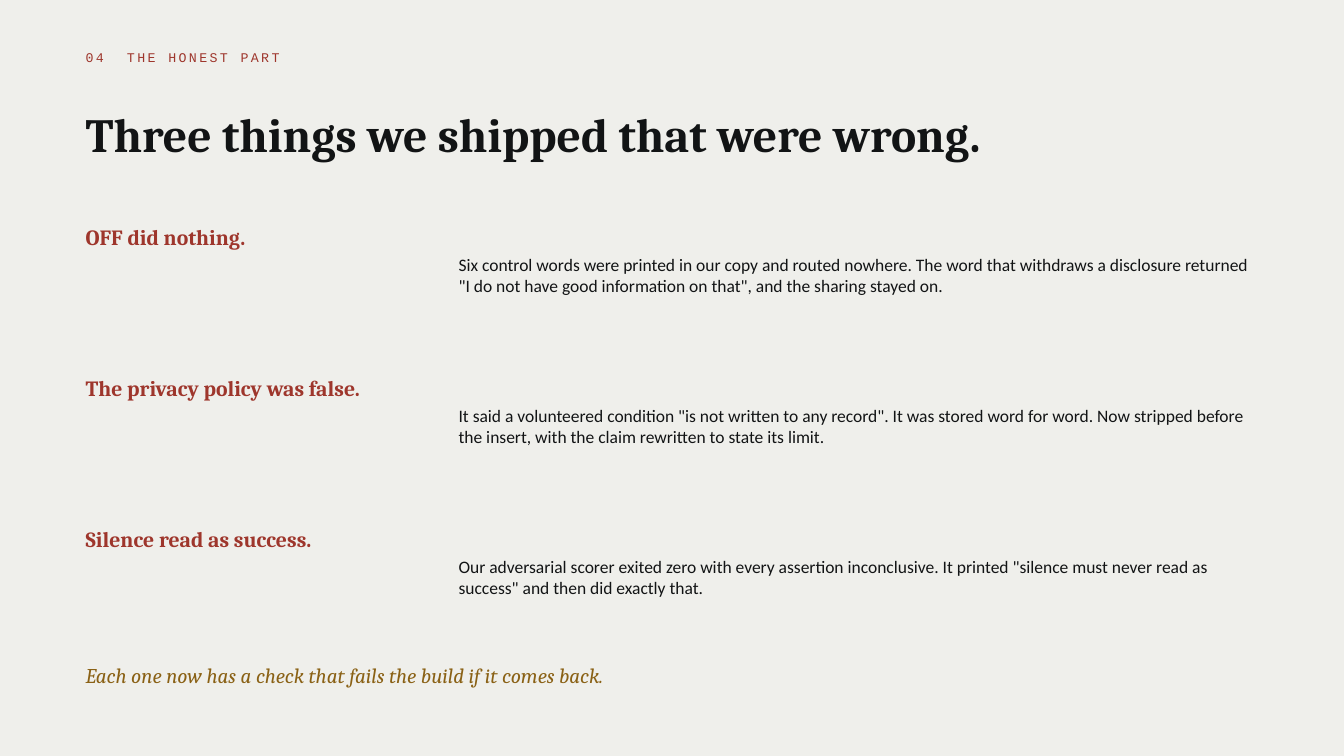
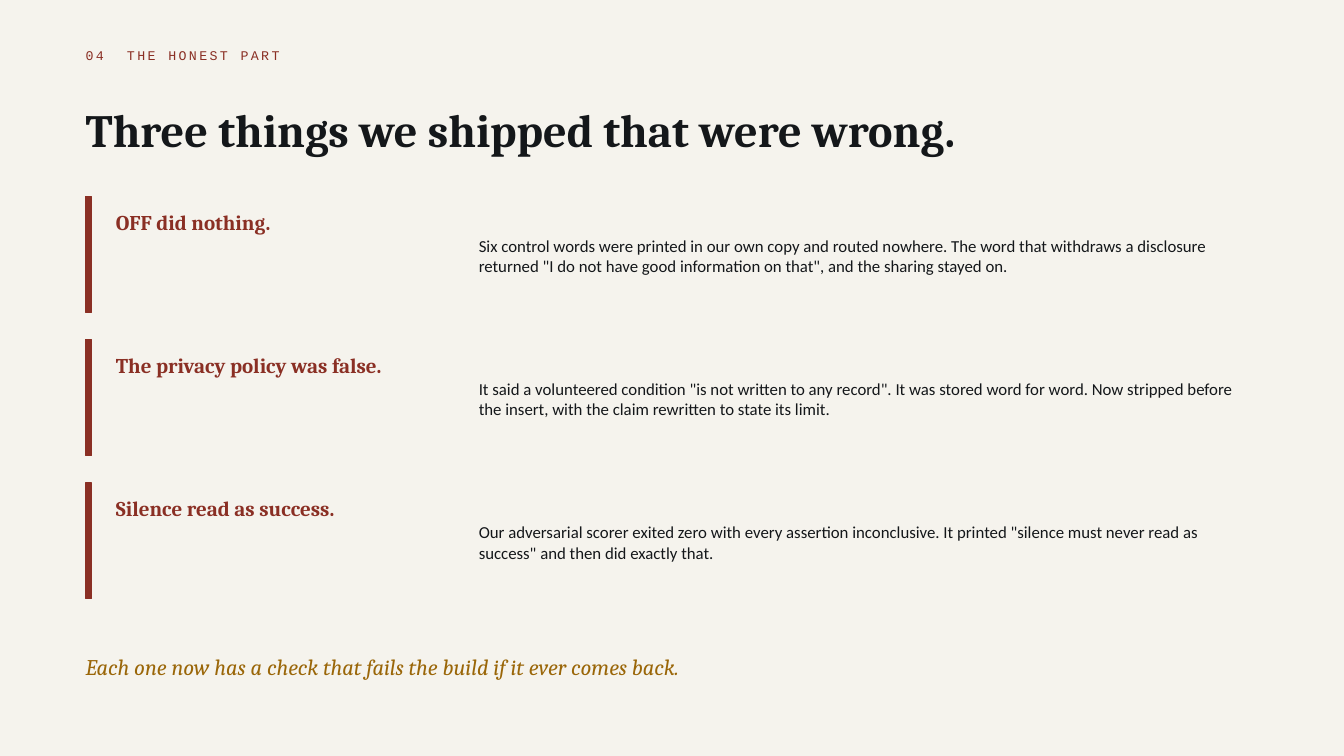
Before and after one commit to parthsevak2/curb-cut, a slide deck: slide 19 of submission/Curb-Cut.pptx (slide 16 before the commit). Drawn at 1344x756 pixels with LibreOffice and Linux fonts; fonts in the diff are those of the drawing. Boxes give left, top, right and bottom in pixels: in the first picture for what was removed or moved away, otherwise in the second. Text is boxed around its words. In the diff, an @@ line names an element or a change of style, - is before the commit and + after.

```diff
--- a/submission/Curb-Cut.pptx
+++ b/submission/Curb-Cut.pptx
@@ background #EFEFEB to #F5F3ED @@
@@ text "04 THE HONEST PART" at [86,51,280,60]: text colour #9E362C to #8A2F24 @@
@@ text "Three things we shipped that ..." at [86,115,955,157]: size 34 to 33 pt, text colour #121415 to #14171A @@
@@ rectangle added at [86,197,92,313], fill #8A2F24, outline #8A2F24 1 pt @@
@@ text "OFF did nothing.": place and size @@
-text "OFF did nothing." at [86,230,246,250]
+text "OFF did nothing." at [116,215,270,235]
@@ text at [479,240,1205,275]: text changed; size 12.5 to 12 pt; text colour #121415 to #14171A @@
-Six control words were printed in our copy and routed nowhere. The word that withdraws a disclosure returned "I do not have good information on that", and the sharing stayed on.
+Six control words were printed in our own copy and routed nowhere. The word that withdraws a disclosure returned "I do not have good information on that", and the sharing stayed on.
@@ rectangle added at [86,340,92,456], fill #8A2F24, outline #8A2F24 1 pt @@
@@ text "The privacy policy was false.": place and size @@
-text "The privacy policy was false." at [86,380,360,401]
+text "The privacy policy was false." at [116,358,381,378]
@@ text "It said a volunteered condition ...": place and size @@
-text "It said a volunteered condition ..." at [459,410,1243,445]
+text "It said a volunteered condition ..." at [479,383,1232,417]
@@ text "It said a volunteered condition ..." at [479,383,1232,417]: size 12.5 to 12 pt, text colour #121415 to #14171A @@
@@ rectangle added at [86,483,92,599], fill #8A2F24, outline #8A2F24 1 pt @@
@@ size 15.5 to 15 pt, text colour #9E362C to #8A2F24 in 3 elements at [116,215,270,235], [116,358,381,378], [116,501,334,516] @@
@@ text "Silence read as success.": place and size @@
-text "Silence read as success." at [86,532,311,547]
+text "Silence read as success." at [116,501,334,516]
@@ text "Our adversarial scorer exited zero ..." at [479,526,1198,562]: size 12.5 to 12 pt, text colour #121415 to #14171A @@
@@ text "Our adversarial scorer exited zero ...": place and size @@
-text "Our adversarial scorer exited zero ..." at [459,561,1207,597]
+text "Our adversarial scorer exited zero ..." at [479,526,1198,562]
@@ text at [86,659,679,680]: text changed; size 15 to 16 pt; text colour #8A6115 to #9A6608 @@
-Each one now has a check that fails the build if it comes back.
+Each one now has a check that fails the build if it ever comes back.
```
Also in this commit, not shown: 18 other slides changed, 3 slides added, 1 other file.
